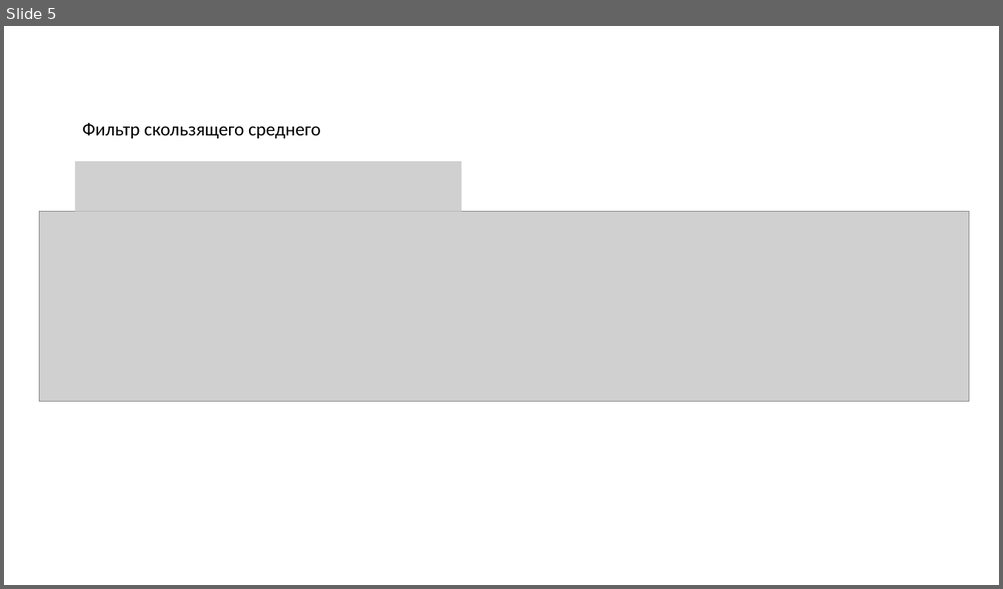
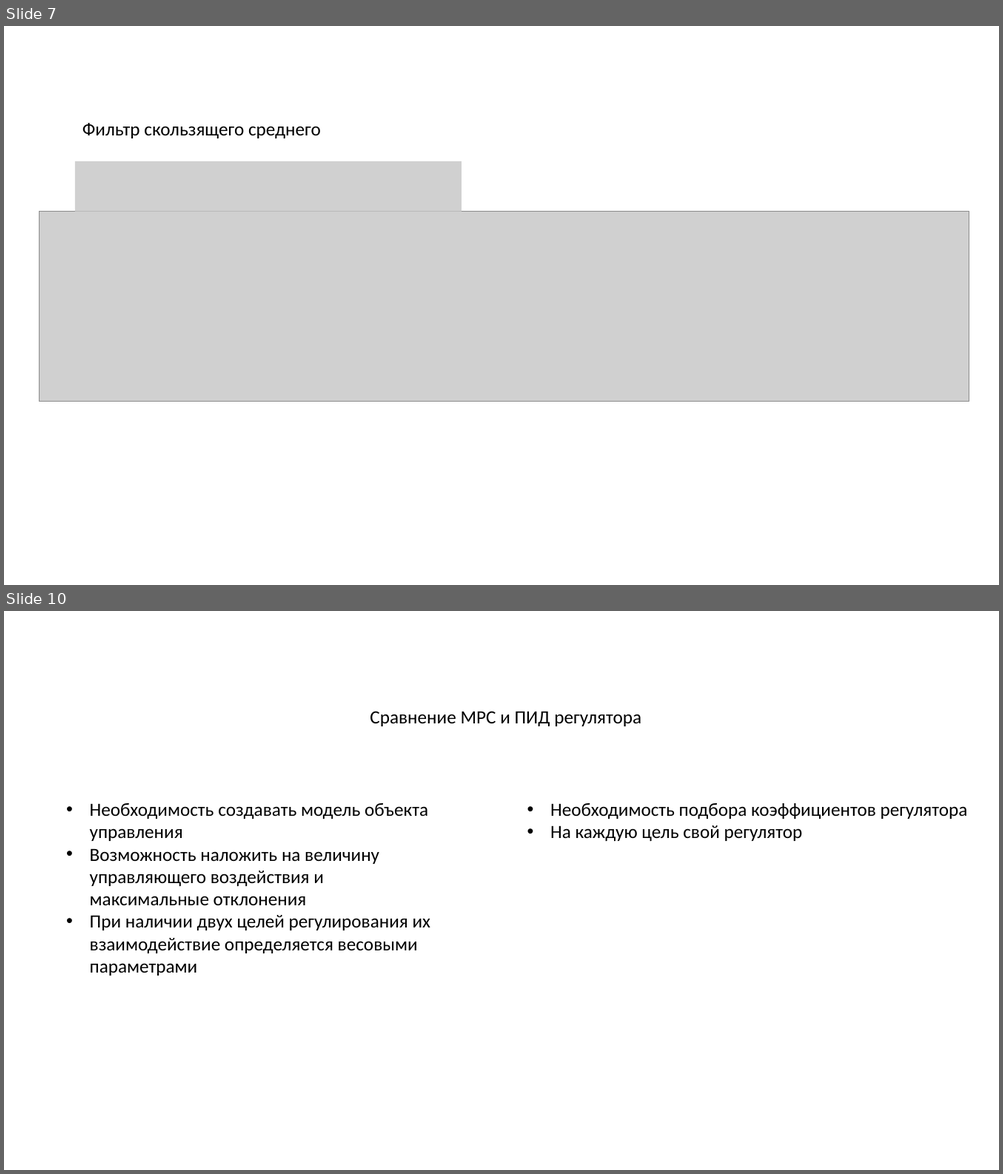
Before and after one commit to PavelKorokev/PavelKorolevDiplom, a slide deck: Презентация1.pptx. Shown one above the other, each under a label of ours: slide 5 before the commit, slides 7 and 10 after it; the slides between them are not shown. The pictures are 1003x589 and 1003x1174 pixels, drawn with LibreOffice and Linux fonts; fonts in the diff are those of the drawing; grey boxes stand for pictures. Boxes give left, top, right and bottom in pixels: in the first picture for what was removed or moved away, otherwise in the second. Text is boxed around its words. In the diff, an @@ line names an element or a change of style, - is before the commit and + after.

```diff
--- a/Презентация1.pptx
+++ b/Презентация1.pptx
@@ slide 10 added at [4,611,999,1170], background #FFFFFF @@
@@ text added at [370,711,641,726], 18 pt, text #000000 @@
+Сравнение MPC и ПИД регулятора
@@ text added at [90,803,431,976], 18 pt, text #000000 @@
+• Необходимость создавать модель объекта управления
+• Возможность наложить на величину управляющего воздействия и максимальные отклонения
+• При наличии двух целей регулирования их взаимодействие определяется весовыми параметрами
@@ text added at [550,803,967,841], 18 pt, text #000000 @@
+• Необходимость подбора коэффициентов регулятора
+• На каждую цель свой регулятор
@@ what was slide 5 is now slide 7 @@
```
Also in this commit, not shown: 4 slides changed, 4 other slides added, 6 other files.
